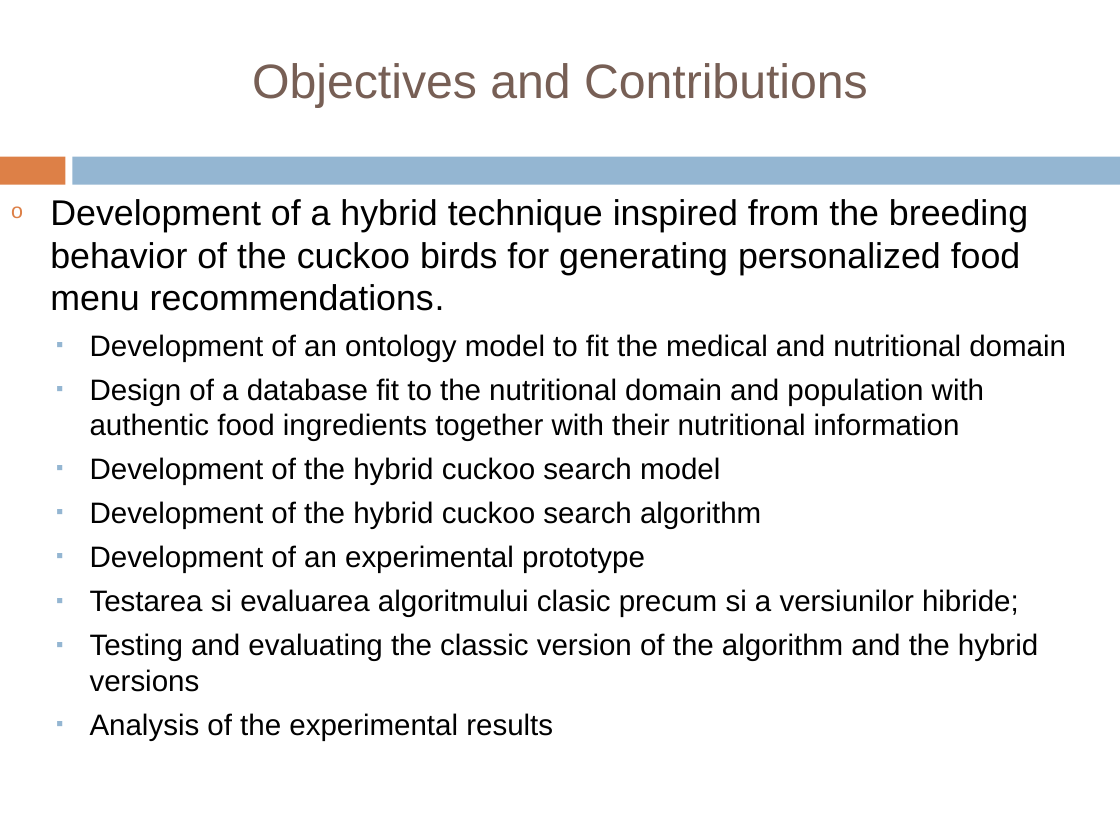
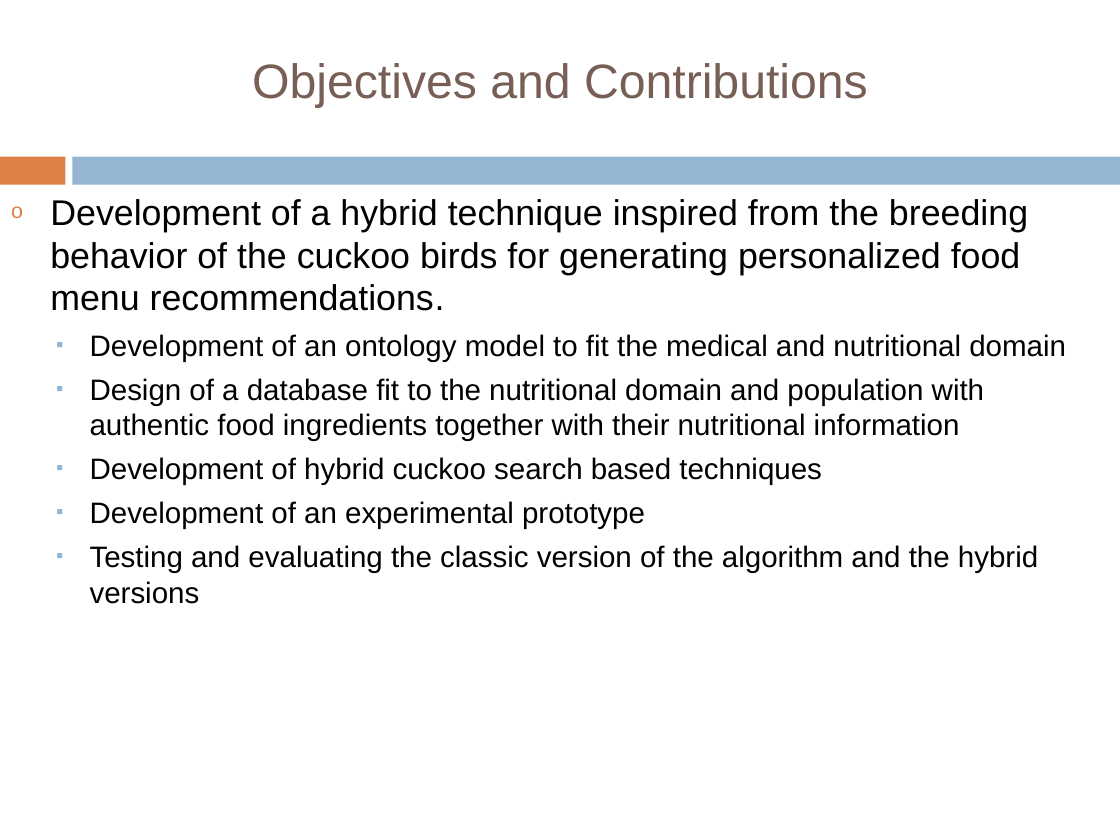
Before and after one commit to tiberiu-b/Diet4EldersDocumentation, a slide deck: slide 6 of Prezentare/TiberiuBoros.pptx (slide 5 before the commit). Drawn at 1120x840 pixels with LibreOffice and Linux fonts; fonts in the diff are those of the drawing; background and template pictures are left out. Boxes give left, top, right and bottom in pixels: in the first picture for what was removed or moved away, otherwise in the second. Text is boxed around its words. In the diff, an @@ line names an element or a change of style, - is before the commit and + after.

```diff
--- a/Prezentare/TiberiuBoros.pptx
+++ b/Prezentare/TiberiuBoros.pptx
@@ text at [90,457,822,485]: text changed @@
-  ▪ Development of the hybrid cuckoo search model
-  ▪ Development of the hybrid cuckoo search algorithm
+  ▪ Development of hybrid cuckoo search based techniques
@@ text at [90,589,1019,617]: paragraph removed @@
-  ▪ Testarea si evaluarea algoritmului clasic precum si a versiunilor hibride;
@@ text at [90,713,553,740]: paragraph removed @@
-  ▪ Analysis of the experimental results
```
Also in this commit, not shown: 10 other slides changed, 15 slides added, 1 slide removed, 1 other file.
